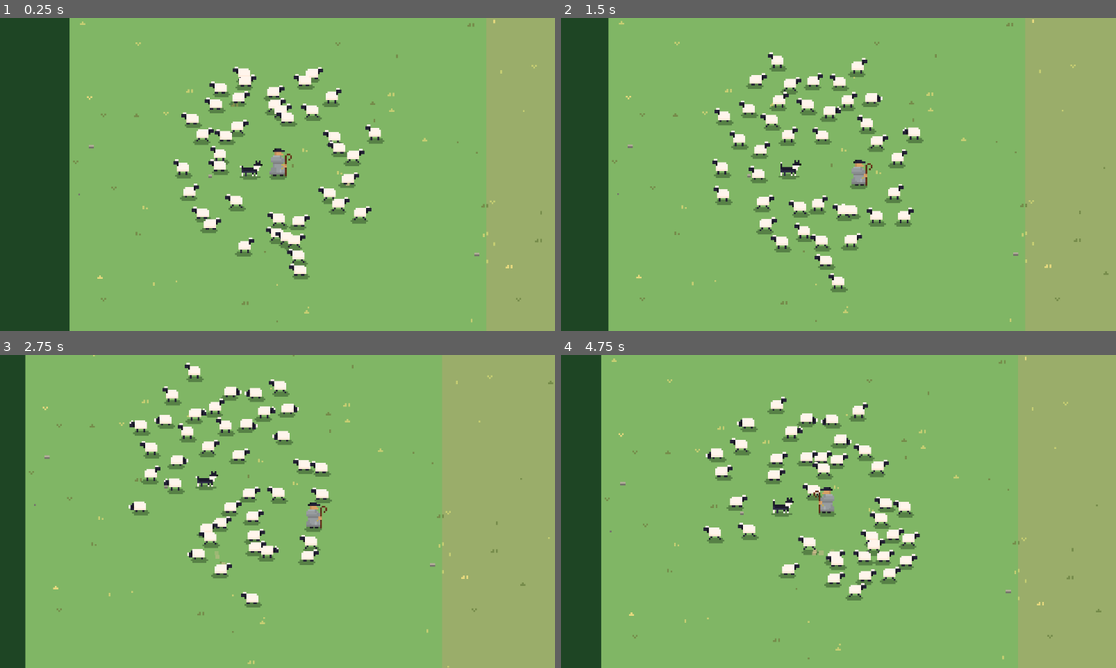
Above: before the commit, frames 1-4 (two rows, left to right).
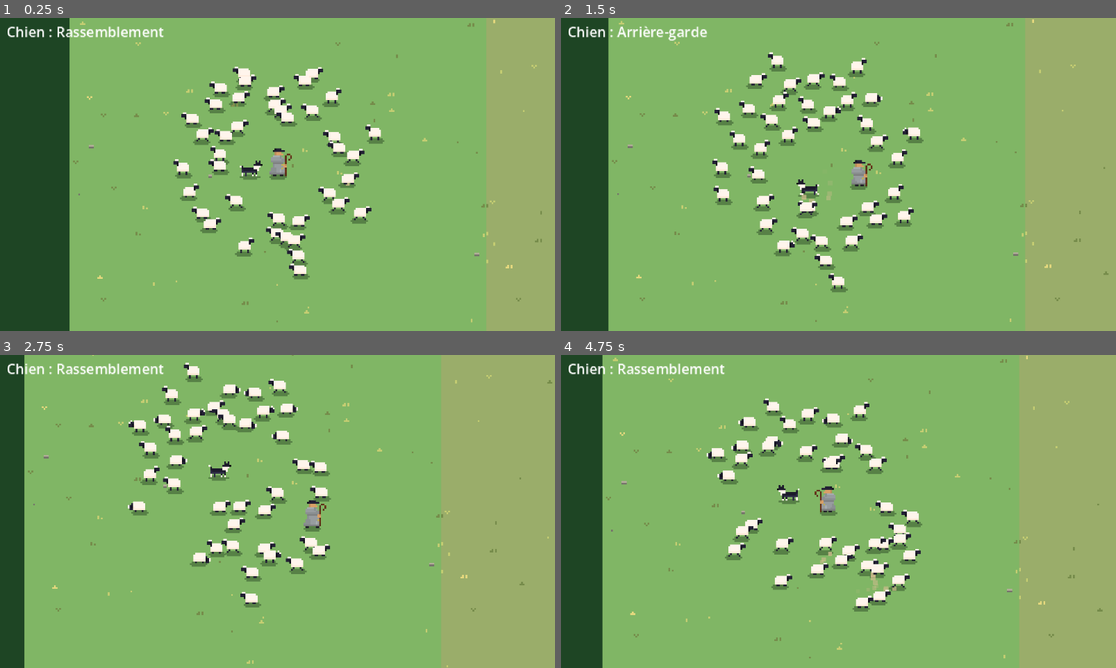
Above: after the commit, the same moments.

Repository: jaimegomesparente/wooly-caravan
Game: Godot game, scene res://scenes/main/main.tscn
Two runs of this game, one before a commit and one after it. Both use one fixed random seed, a clock stepped at 60 frames per second and the inputs below.
Inputs (mouse positions are in pixels of both pictures, inside the frame that each line leads up to):
- Up to frame 1 (0.25 s): no input
- Up to frame 2 (1.5 s): move the mouse to (960, 158) at 0.52 s; hold Right (move_right) 0.53-1.28 s; tap Space (dog_mode, bound only after the commit) at 0.6 s; move the mouse to (727, 190) at 1.27 s; hold Down (move_down) from 1.28 s (still down); tap Mouse wheel up (zoom_in) at 1.35 s
- Up to frame 3 (2.75 s): tap Space (dog_mode, bound only after the commit) at 1.55, 2.3 s; move the mouse to (333, 442) at 2.02 s; release Down (move_down) at 2.03 s; hold Right (move_right) from 2.03 s (still down); hold Mouse wheel down (zoom_out) from 2.03 s (still down)
- Up to frame 4 (4.75 s): move the mouse to (810, 574) at 2.77 s; release Right (move_right) at 2.78 s; release Mouse wheel down (zoom_out) at 2.78 s; hold Up (move_up) 2.78-3.53 s; tap Space (dog_mode, bound only after the commit) at 2.85, 3.6, 4.55 s; move the mouse to (1005, 558) at 3.52 s; hold Left (move_left) from 3.53 s (still down); move the mouse to (672, 464) at 4.27 s; tap Mouse wheel up (zoom_in) at 4.35 s

The runs differ from the first frame. In frame 1, 0.5% of the frame differs, in the area x 1-30%, y 2-7%; in frame 2, 2.5%; in frame 3, 5.6%; in frame 4, 8.0%, in the area x 1-98%, y 0-100%.

Commit message:
feat(dog): gather, rear guard and hunt modes cycled with space

Diff:
--- a/entities/dog/dog.gd
+++ b/entities/dog/dog.gd
@@ -4,14 +4,22 @@
 ## following only when left behind. When the flock stays stretched beyond its reach for a moment,
 ## runs around the outside to get behind the rearmost sheep (opposite the shepherd) and pushes it,
 ## and any sheep near it, toward the shepherd; then the next rearmost. Waits again once it is tight.
-
-enum State { WAIT, GATHER }
+## Rear guard posture: stays behind the rearmost sheep without pushing, and chases a wolf coming
+## near it. Hunt posture: chases any wolf around, otherwise only stays near the shepherd.
+## Chasing: runs straight at the wolf (the sheep step aside), stops and barks; the wolf runs off.
+
+signal mode_changed(mode_name: String)
+
+enum Mode { GATHER, REAR_GUARD, HUNT }
+enum State { WAIT, GATHER, GUARD, CHASE }
 
 ## Minimum |velocity.x| (px/s) to flip the sprite.
 const FLIP_THRESHOLD := 5.0
+const MODE_NAMES: Array[String] = ["Rassemblement", "Arrière-garde", "Chasse"]
 
 @export var data: DogData
 
+var _mode: Mode = Mode.GATHER
 var _state: State = State.WAIT
 ## How long (s) the condition to switch state (stretched while waiting, tight while gathering) has held.
 var _switch_time: float = 0.0
@@ -21,6 +29,9 @@
 var _target: Sheep
 ## True while running around the flock to get behind the target (avoids sheep on the way).
 var _flanking: bool = false
+## The chased wolf, and true once barking at it.
+var _wolf: Wolf
+var _barking: bool = false
 var _goal: Vector2
 var _heading: float = 0.0
 var _speed: float = 0.0
@@ -30,6 +41,7 @@
 
 func _ready() -> void:
 	_goal = global_position
+	mode_changed.emit(MODE_NAMES[_mode])
 
 
 func _physics_process(delta: float) -> void:
@@ -43,23 +55,34 @@
 		reach *= data.walking_reach_factor
 	var rearmost := _rearmost_sheep(shepherd)
 	var rearmost_distance := rearmost.global_position.distance_to(shepherd.global_position) if rearmost else 0.0
-	# Time hysteresis: start once the flock has stayed beyond the reach for gather_delay, stop once
-	# it has stayed within it for as long.
-	var stretched := rearmost_distance > reach
-	_switch_time = _switch_time + delta if stretched == (_state == State.WAIT) else 0.0
-	if _switch_time >= data.gather_delay:
-		_switch_time = 0.0
-		if _state == State.WAIT:
-			_state = State.GATHER
-			_following = false
+	if _mode == Mode.GATHER:
+		# Time hysteresis: start once the flock has stayed beyond the reach for gather_delay, stop
+		# once it has stayed within it for as long.
+		var stretched := rearmost_distance > reach
+		_switch_time = _switch_time + delta if stretched == (_state == State.WAIT) else 0.0
+		if _switch_time >= data.gather_delay:
+			_switch_time = 0.0
+			if _state == State.WAIT:
+				_state = State.GATHER
+				_following = false
+			else:
+				_state = State.WAIT
+				_target = null
+				_flanking = false
+	elif _state != State.CHASE:
+		_wolf = _threat(rearmost)
+		if _wolf:
+			_state = State.CHASE
 		else:
-			_state = State.WAIT
-			_target = null
-			_flanking = false
+			_state = State.GUARD if _mode == Mode.REAR_GUARD and rearmost else State.WAIT
 
 	match _state:
 		State.WAIT:
 			_goal = _wait_point(shepherd, reach)
+		State.GUARD:
+			_goal = _guard_point(shepherd, rearmost)
+		State.CHASE:
+			_chase()
 		State.GATHER:
 			# Keep the target until another sheep is clearly farther behind, so the dog sweeps the
 			# rear instead of zigzagging between sheep at about the same distance.
@@ -70,6 +93,70 @@
 	_move_to(_goal, delta)
 	_update_animation()
 	queue_redraw()
+
+
+## Next mode (Space, through the shepherd): barks, and starts it afresh.
+func next_mode() -> void:
+	_mode = ((_mode + 1) % Mode.size()) as Mode
+	_state = State.WAIT
+	_switch_time = 0.0
+	_target = null
+	_flanking = false
+	_wolf = null
+	_barking = false
+	play_bark()
+	mode_changed.emit(MODE_NAMES[_mode])
+
+
+## The nearest wolf to chase: any threat in Hunt, only one near the rearmost sheep or the dog in
+## Rear guard.
+func _threat(rearmost: Sheep) -> Wolf:
+	var nearest: Wolf = null
+	for enemy in get_tree().get_nodes_in_group("enemy"):
+		var wolf := enemy as Wolf
+		if wolf == null or not wolf.is_threat():
+			continue
+		var distance := global_position.distance_to(wolf.global_position)
+		if _mode == Mode.REAR_GUARD and distance > data.guard_radius and (rearmost == null \
+				or rearmost.global_position.distance_to(wolf.global_position) > data.guard_radius):
+			continue
+		if nearest == null or distance < global_position.distance_to(nearest.global_position):
+			nearest = wolf
+	return nearest
+
+
+## Runs at the wolf; within bark_distance, stops and barks, and scares it once the bark is over.
+## Gives up when the wolf is no longer a threat (the mode then picks the next state).
+func _chase() -> void:
+	if not is_instance_valid(_wolf) or not _wolf.is_threat():
+		_stop_chase()
+		return
+	if _barking:
+		_goal = global_position
+		if _sprite.animation != &"bark" or not _sprite.is_playing():
+			_wolf.scare()
+			_stop_chase()
+		return
+	_goal = _wolf.global_position
+	if global_position.distance_to(_goal) <= data.bark_distance:
+		_barking = true
+		_goal = global_position
+		play_bark()
+
+
+func _stop_chase() -> void:
+	_state = State.WAIT
+	_wolf = null
+	_barking = false
+	_goal = global_position
+
+
+## guard_distance behind the rearmost sheep, opposite the shepherd.
+func _guard_point(shepherd: Node2D, rearmost: Sheep) -> Vector2:
+	var away := rearmost.global_position - shepherd.global_position
+	if away == Vector2.ZERO:
+		away = Vector2.LEFT
+	return rearmost.global_position + away.normalized() * data.guard_distance
 
 
 ## True while actually pushing sheep (behind its target): only then do sheep trot straight away
@@ -124,7 +211,8 @@
 	var wanted := data.run_speed * clampf(distance / data.arrive_distance, 0.0, 1.0)
 	if distance > 0.5:
 		var direction := to_point / distance
-		if not is_pushing():
+		# Chasing is urgent: straight through the flock (curving around it could keep it circling).
+		if not is_pushing() and _state != State.CHASE:
 			direction += _avoid_flock() * data.avoid_strength
 		_heading = rotate_toward(_heading, direction.angle(), data.turn_rate * delta)
 	else:
@@ -134,7 +222,7 @@
 	move_and_slide()
 
 
-## Plays the bark animation once (for the Bark order, later); moving resumes the usual animations.
+## Plays the bark animation once (mode change, wolf chased); moving resumes the usual animations.
 func play_bark() -> void:
 	_sprite.play(&"bark")
 
@@ -143,8 +231,8 @@
 	if absf(velocity.x) > FLIP_THRESHOLD:
 		_sprite.flip_h = velocity.x < 0.0
 	var moving := _speed > FLIP_THRESHOLD
-	# Let a bark finish while standing still.
-	if not moving and _sprite.animation == &"bark" and _sprite.is_playing():
+	# Let a bark finish while standing still, or while braking to bark at the wolf.
+	if (not moving or _barking) and _sprite.animation == &"bark" and _sprite.is_playing():
 		return
 	var animation := &"run" if moving else &"idle"
 	if _sprite.animation != animation or not _sprite.is_playing():
--- a/entities/shepherd/shepherd.gd
+++ b/entities/shepherd/shepherd.gd
@@ -1,5 +1,8 @@
 class_name Shepherd
 extends CharacterBody2D
+
+## Space: calls the dog to switch to its next mode.
+signal dog_mode_called
 
 @export var speed: float = 32.0
 ## A trail point is recorded every time the shepherd has walked this far (px).
@@ -20,10 +23,13 @@
 	velocity = direction * speed
 	move_and_slide()
 	_record_trail()
+	if Input.is_action_just_pressed("dog_mode"):
+		play_call()
+		dog_mode_called.emit()
 	_update_animation()
 
 
-## Plays the call animation once (for the dog orders, later); walking resumes the usual animations.
+## Plays the call animation once (to switch the dog's mode); walking resumes the usual animations.
 func play_call() -> void:
 	_sprite.play(&"call")
 
--- a/entities/wolf/wolf.gd
+++ b/entities/wolf/wolf.gd
@@ -3,7 +3,7 @@
 ## Comes out of the forest edge beside the most isolated sheep and howls there with a blinking "!"
 ## (at the screen edge while the wolf is off screen), charges until it catches a sheep, then backs
 ## away to the nearest edge, dragging it. The shepherd frees it by reaching the wolf first; once the
-## sheep crosses the edge, it is lost.
+## sheep crosses the edge, it is lost. A bark from the dog makes it drop the sheep or give up.
 
 signal sheep_captured(sheep: Sheep)
 signal sheep_lost(sheep: Sheep)
@@ -44,6 +44,20 @@
 ## True while charging or dragging a sheep: nearby sheep panic.
 func is_dangerous() -> bool:
 	return _state == State.CHARGE or _state == State.CARRY
+
+
+## True from the moment it shows up until it leaves: the dog may chase it.
+func is_threat() -> bool:
+	return _state == State.PROWL or _state == State.TELEGRAPH or _state == State.CHARGE \
+			or _state == State.CARRY
+
+
+## Barked at by the dog: drops the dragged sheep, or gives up the attack, and runs off.
+func scare() -> void:
+	if _state == State.CARRY and _prey:
+		_let_go()
+	elif is_threat():
+		_leave(data.charge_speed)
 
 
 func _physics_process(delta: float) -> void:
@@ -178,9 +192,7 @@
 		return
 	var shepherd := get_tree().get_first_node_in_group("shepherd") as Node2D
 	if shepherd and global_position.distance_to(shepherd.global_position) <= data.rescue_radius:
-		_prey.release()
-		_prey = null
-		_leave(data.charge_speed)
+		_let_go()
 		return
 	if not _band().has_point(_prey.global_position):
 		# Into the forest: the sheep is lost; the wolf keeps dragging it out of sight.
@@ -198,6 +210,13 @@
 		if _sprite.flip_h:
 			point.x = -point.x
 		_prey.global_position = global_position + point
+
+
+## Drops the dragged sheep (freed, it panics back to the flock) and runs off.
+func _let_go() -> void:
+	_prey.release()
+	_prey = null
+	_leave(data.charge_speed)
 
 
 func _leave(speed: float) -> void:
--- a/project.godot
+++ b/project.godot
@@ -72,6 +72,11 @@
 , Object(InputEventKey,"resource_local_to_scene":false,"resource_name":"","device":-1,"window_id":0,"alt_pressed":false …(186 unchanged characters)…
 ]
 }
+dog_mode={
+"deadzone": 0.2,
+"events": [Object(InputEventKey,"resource_local_to_scene":false,"resource_name":"","device":-1,"window_id":0,"alt_pressed":false,"shift_pressed":false,"ctrl_pressed":false,"meta_pressed":false,"pressed":false,"keycode":0,"physical_keycode":32,"key_label":0,"unicode":0,"location":0,"echo":false,"script":null)
+]
+}
 
 [layer_names]
 
--- a/resources/dog_data.gd
+++ b/resources/dog_data.gd
@@ -35,3 +35,11 @@
 @export var detour_distance: float = 44.0
 ## Starts running around the target when this far (px) on the shepherd's side of it.
 @export var flank_margin: float = 8.0
+
+@export_group("Rear guard and hunt")
+## Rear guard: distance (px) kept behind the rearmost sheep, beyond its flight zone (no pushing).
+@export var guard_distance: float = 28.0
+## Rear guard: chases a wolf coming this close (px) to the rearmost sheep or to the dog.
+@export var guard_radius: float = 64.0
+## Stops and barks this close (px) to the chased wolf; the wolf runs off once the bark is over.
+@export var bark_distance: float = 24.0
--- a/scenes/main/main.gd
+++ b/scenes/main/main.gd
@@ -6,11 +6,12 @@
 @export var wolf_scene: PackedScene
 @export var dog_scene: PackedScene
 
-@onready var _shepherd: Node2D = $Shepherd
+@onready var _shepherd: Shepherd = $Shepherd
 @onready var _ground: Ground = $Ground
 @onready var _camera: Camera2D = $FlockCamera
 @onready var _trip: Trip = $Trip
 @onready var _end_screen: CanvasLayer = $EndScreen
+@onready var _dog_mode: DogModeLabel = $Hud/DogMode
 
 
 func _ready() -> void:
@@ -27,8 +28,10 @@
 		sheep.position = _shepherd.position + offset
 		add_child(sheep)
 	if dog_scene:
-		var dog := dog_scene.instantiate() as Node2D
+		var dog := dog_scene.instantiate() as Dog
 		dog.position = _shepherd.position + Vector2(-16, 0)
+		_shepherd.dog_mode_called.connect(dog.next_mode)
+		dog.mode_changed.connect(_dog_mode.show_mode)
 		add_child(dog)
 	if wolf_scene:
 		var wolf := wolf_scene.instantiate() as Wolf
--- a/scenes/main/main.tscn
+++ b/scenes/main/main.tscn
@@ -11,6 +11,7 @@
 [ext_resource type="Script" uid="uid://bo1b31a41aamx" path="res://scenes/main/trip.gd" id="9_trip"]
 [ext_resource type="PackedScene" path="res://ui/end_screen.tscn" id="10_end"]
 [ext_resource type="PackedScene" uid="uid://c67pgonbomrfh" path="res://entities/dog/dog.tscn" id="11_dog"]
+[ext_resource type="Script" path="res://ui/dog_mode_label.gd" id="12_dog_mode"]
 
 [node name="Main" type="Node2D" unique_id=536968002]
 y_sort_enabled = true
@@ -38,4 +39,12 @@
 [node name="Trip" type="Node" parent="." unique_id=1414957768]
 script = ExtResource("9_trip")
 
+[node name="Hud" type="CanvasLayer" parent="."]
+
+[node name="DogMode" type="Label" parent="Hud"]
+offset_left = 4.0
+offset_top = 2.0
+theme_override_font_sizes/font_size = 8
+script = ExtResource("12_dog_mode")
+
 [node name="EndScreen" parent="." unique_id=798652235 instance=ExtResource("10_end")]
--- /dev/null
+++ b/ui/dog_mode_label.gd
@@ -0,0 +1,7 @@
+class_name DogModeLabel
+extends Label
+## The dog's current mode, top left.
+
+
+func show_mode(mode_name: String) -> void:
+	text = "Chien : %s" % mode_name
Not shown, added: ui/dog_mode_label.gd.uid
Not shown, changed: CLAUDE.md
